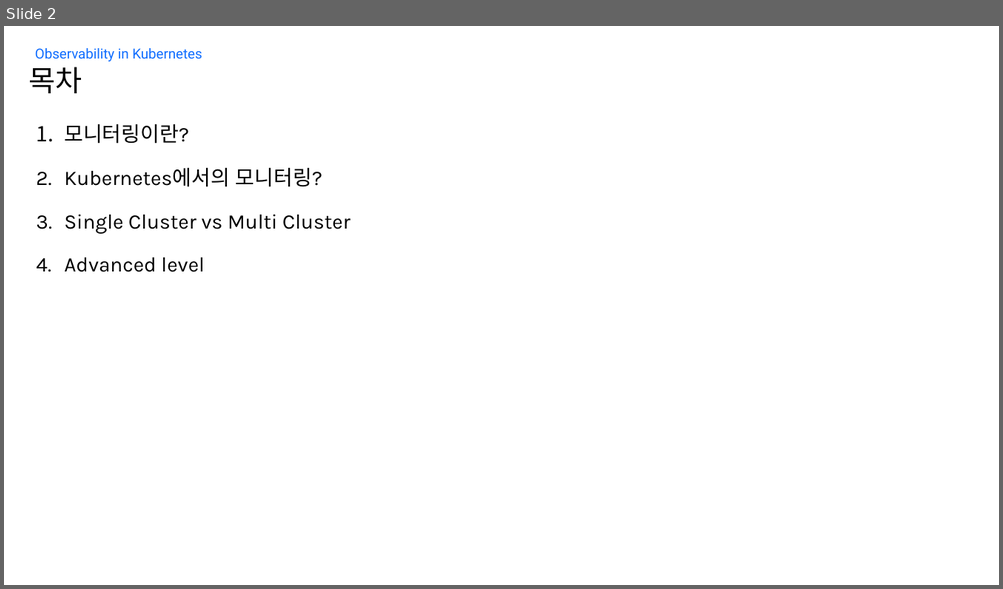
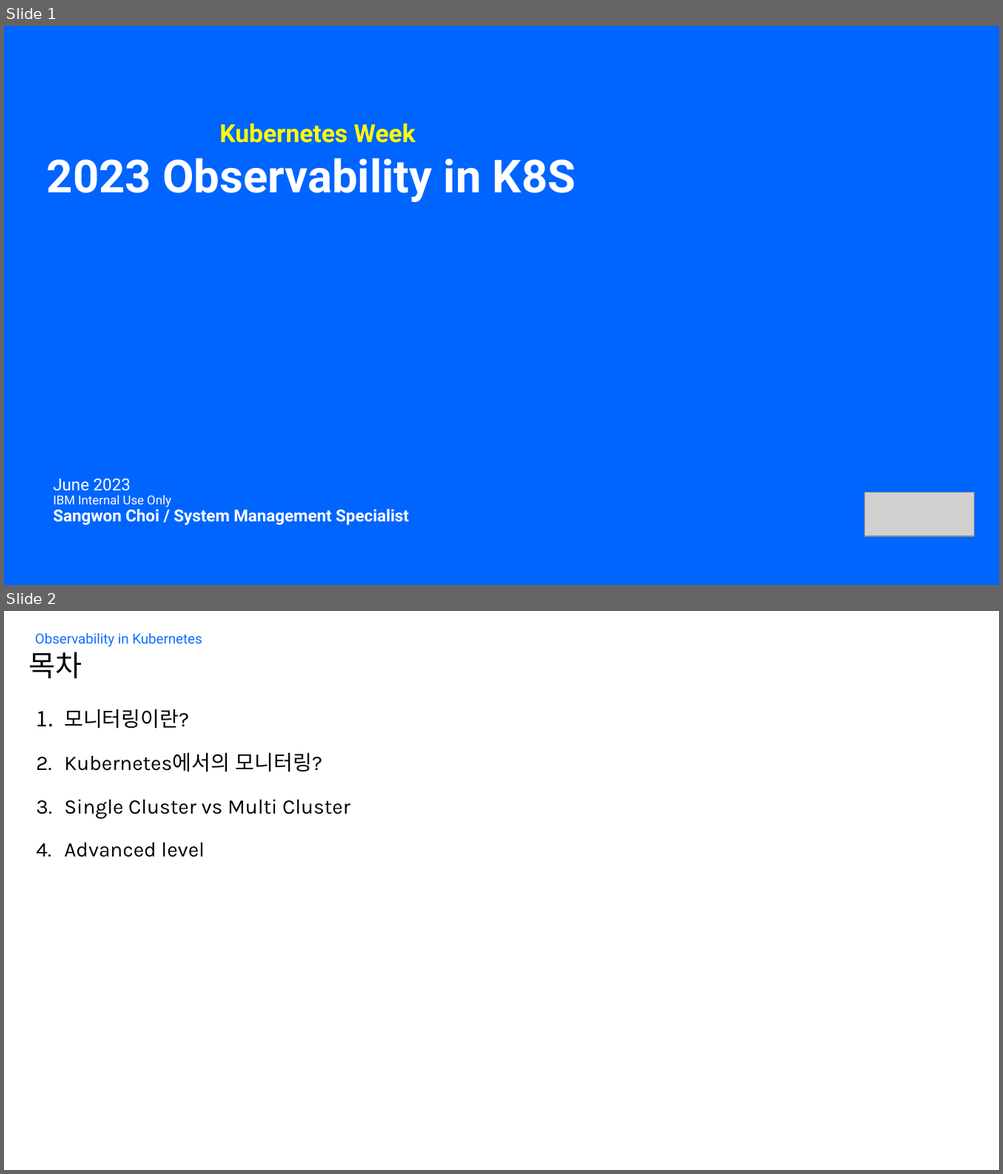
Before and after one commit to sangwonchoi/observability, a slide deck: Session PPT.pptx. Shown one above the other, each under a label of ours: slide 2 before the commit, slides 1 and 2 after it. The pictures are 1003x589 and 1003x1174 pixels, drawn with LibreOffice and Linux fonts; fonts in the diff are those of the drawing; grey boxes stand for pictures; background and template pictures are left out. Boxes give left, top, right and bottom in pixels: in the first picture for what was removed or moved away, otherwise in the second. Text is boxed around its words. In the diff, an @@ line names an element or a change of style, - is before the commit and + after.

```diff
--- a/Session PPT.pptx
+++ b/Session PPT.pptx
@@ slide 1 added at [4, 26, 999, 585], background #0064FF @@
@@ text added at [219, 123, 415, 143], 24 pt, text #FFFF00, bold @@
+Kubernetes Week
@@ text added at [47, 158, 575, 202], 44 pt, text #FFFFFF, bold @@
+2023 Observability in K8S
@@ title added at [53, 479, 409, 526], 16 pt, text #FFFFFF, bold @@
+June 2023
+IBM Internal Use Only
+Sangwon Choi / System Management Specialist
@@ picture added at [865, 492, 974, 537] @@
```
Also in this commit, not shown: 2 slides changed, 15 other slides added, 1 slide removed, 3 other files.
